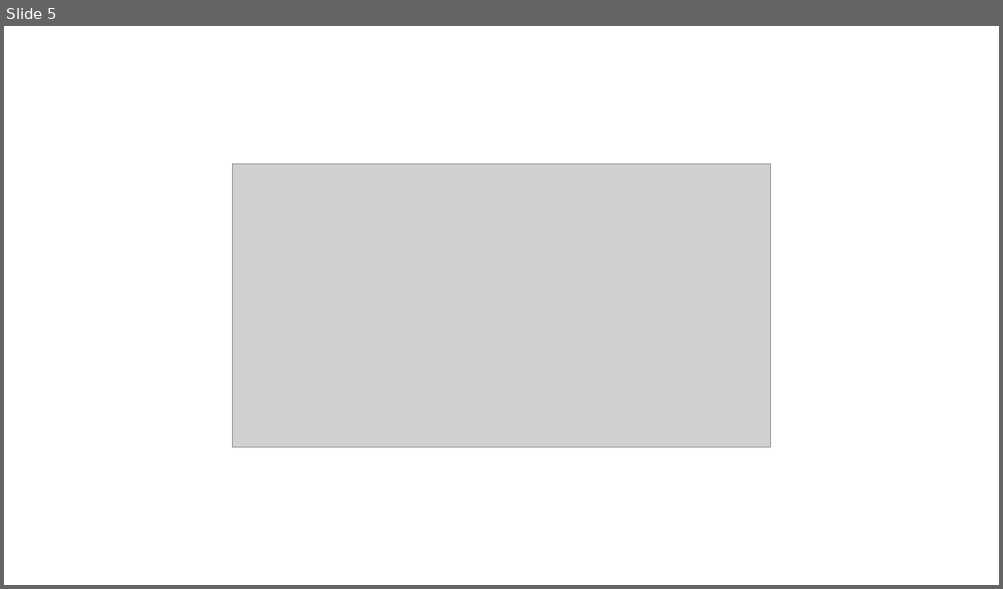
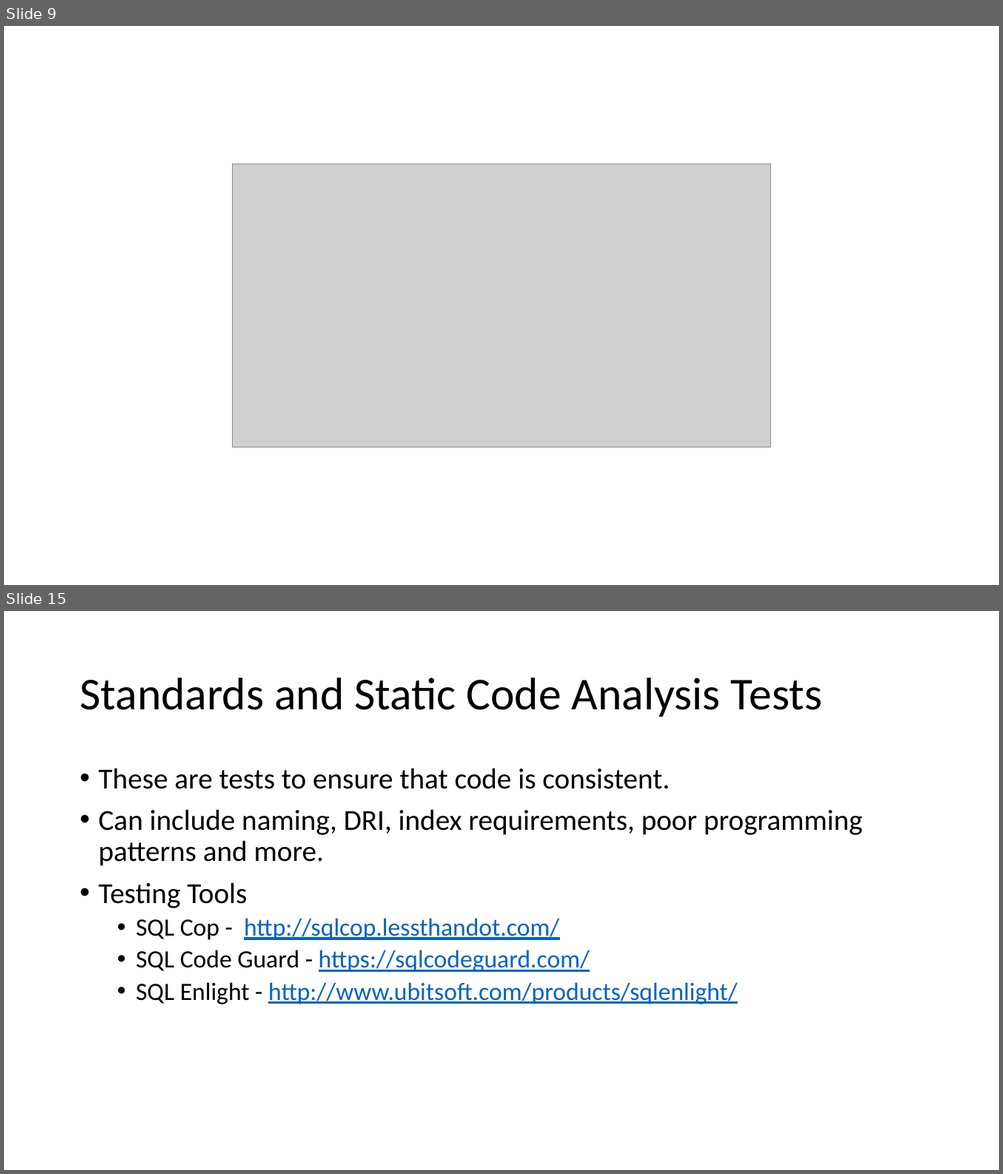
Before and after one commit to way0utwest/DatabaseDevOpsMS, a slide deck: Section 2 - Getting DevOps into Development/VCS.pptx. Shown one above the other, each under a label of ours: slide 5 before the commit, slides 9 and 15 after it; the slides between them are not shown. The pictures are 1003x589 and 1003x1174 pixels, drawn with LibreOffice and Linux fonts; fonts in the diff are those of the drawing; grey boxes stand for pictures. Boxes give left, top, right and bottom in pixels: in the first picture for what was removed or moved away, otherwise in the second. Text is boxed around its words. In the diff, an @@ line names an element or a change of style, - is before the commit and + after.

```diff
--- a/Section 2 - Getting DevOps into Development/VCS.pptx
+++ b/Section 2 - Getting DevOps into Development/VCS.pptx
@@ slide 15 added at <box>4,611,999,1170</box>, background #FFFFFF @@
@@ title added at <box>79,678,822,717</box>, 44 pt, text #000000 @@
+Standards and Static Code Analysis Tests
@@ text added at <box>99,768,862,1005</box>, 24 pt, text #000000 @@
+• These are tests to ensure that code is consistent.
+• Can include naming, DRI, index requirements, poor programming patterns and more.
+• Testing Tools
+  • SQL Cop - http://sqlcop.lessthandot.com/
+  • SQL Code Guard - https://sqlcodeguard.com/
+  • SQL Enlight - http://www.ubitsoft.com/products/sqlenlight/
@@ what was slide 5 is now slide 9 @@
```
Also in this commit, not shown: 11 other slides added, 4 other files.
